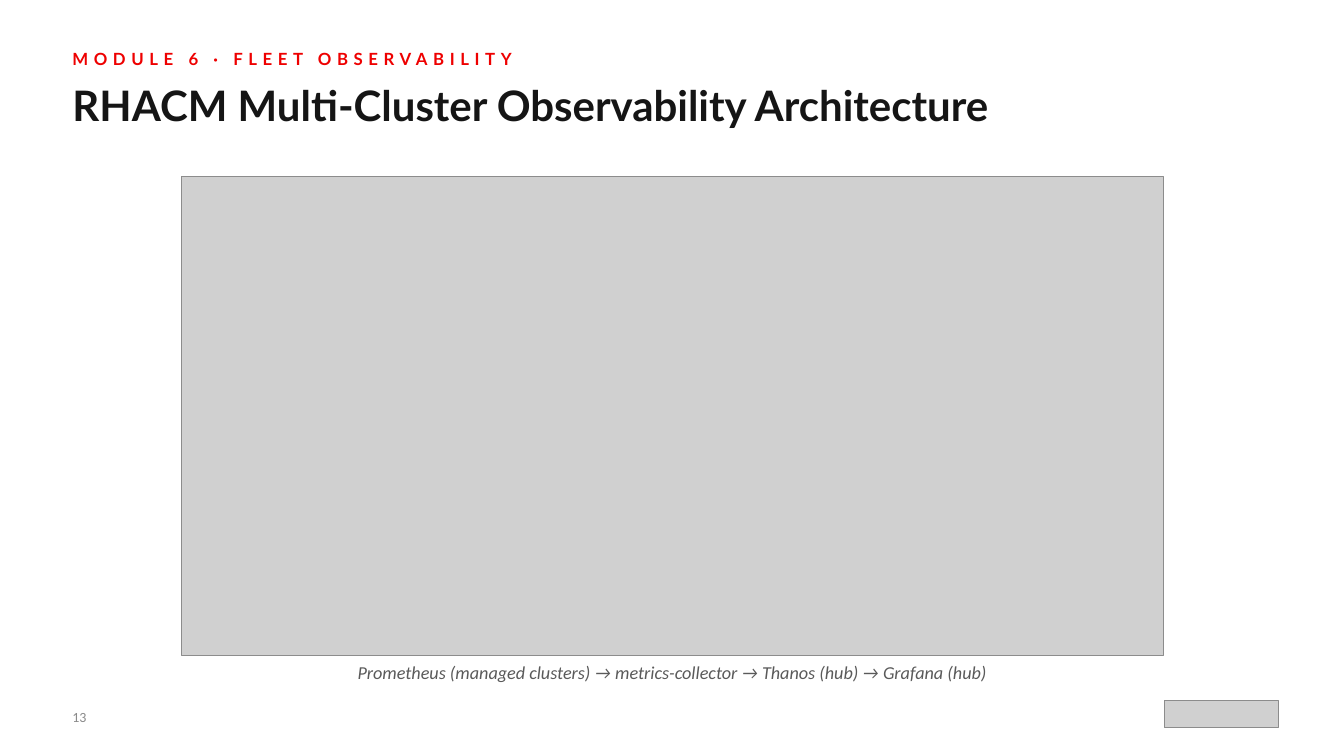
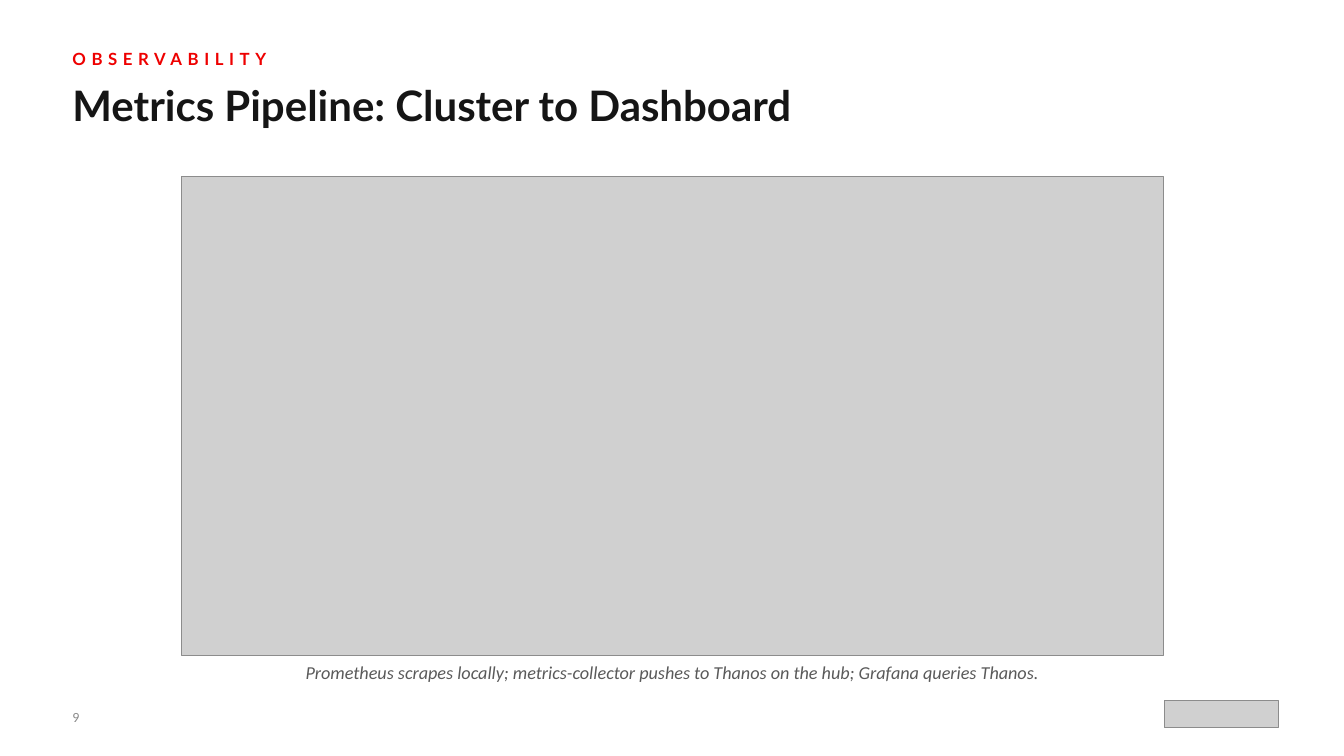
Before and after one commit to tosin2013/capacity-planning-lab-guide, a slide deck: slide 9 of presentation/capacity-planning-workshop-r01.0.pptx (slide 13 before the commit). Drawn at 1344x756 pixels with LibreOffice and Linux fonts; fonts in the diff are those of the drawing; grey boxes stand for pictures. Boxes give left, top, right and bottom in pixels: in the first picture for what was removed or moved away, otherwise in the second. Text is boxed around its words. In the diff, an @@ line names an element or a change of style, - is before the commit and + after.

Commit message:
Rebuild workshop presentation deck with new diagrams and align RHACM version
Replace the prior presentation with a 27-slide programmatic deck covering
business problem, architecture, all 9 modules, outcomes, and 90-day action
plan. Add 4 new diagrams (hub-student architecture, observability data flow,
workshop journey, maturity model). Align README RHACM version to 2.16+ to
match the deployment config and lab guide.

```diff
--- a/presentation/capacity-planning-workshop-r01.0.pptx
+++ b/presentation/capacity-planning-workshop-r01.0.pptx
@@ text at bbox=[72, 52, 266, 65]: text changed @@
-MODULE 6 · FLEET OBSERVABILITY
+OBSERVABILITY
@@ text at bbox=[72, 89, 791, 128]: text changed @@
-RHACM Multi-Cluster Observability Architecture
+Metrics Pipeline: Cluster to Dashboard
@@ text at bbox=[306, 666, 1039, 682]: text changed @@
-Prometheus (managed clusters) → metrics-collector → Thanos (hub) → Grafana (hub)
+Prometheus scrapes locally; metrics-collector pushes to Thanos on the hub; Grafana queries Thanos.
@@ text at bbox=[72, 713, 79, 722]: text changed @@
-13
+9
```
Also in this commit, not shown: 15 other slides changed, 11 slides added, 7 slides removed, 20 other files.
